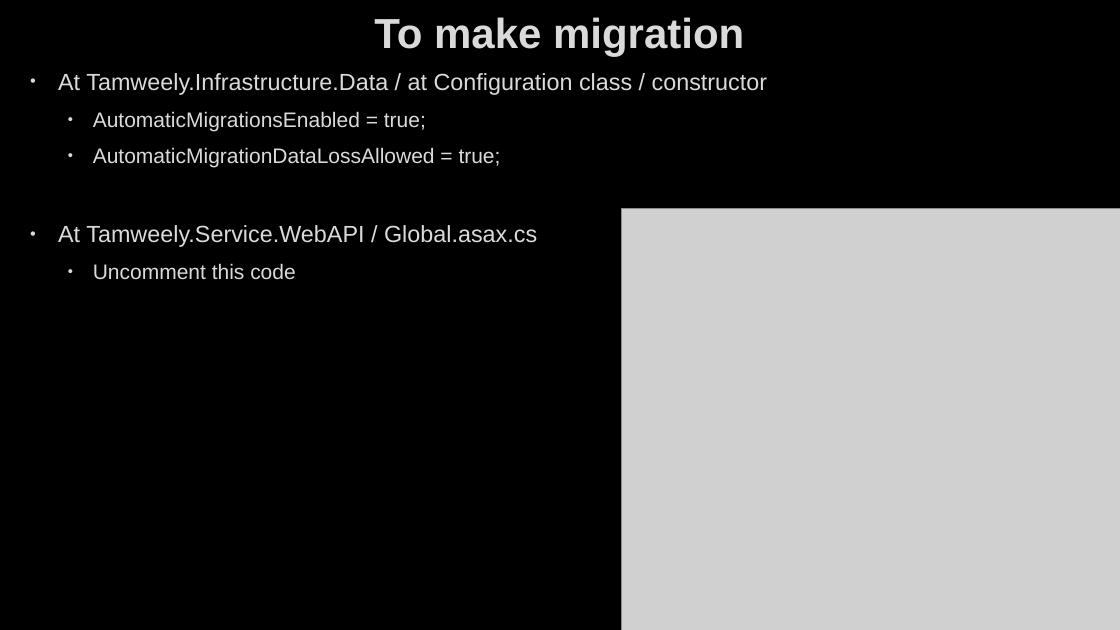
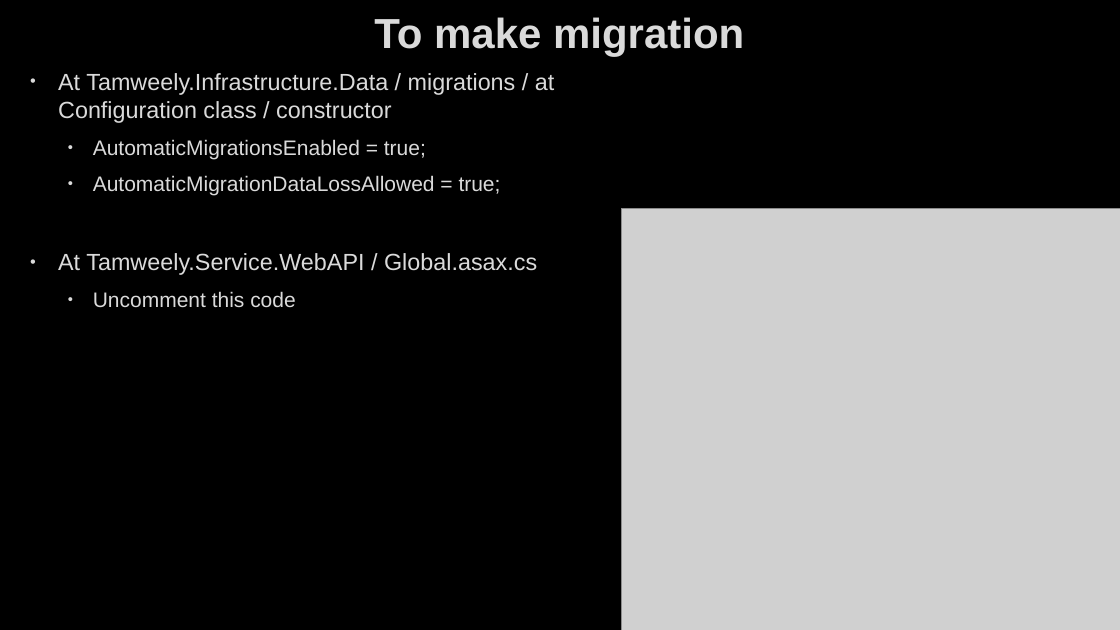
Before and after one commit to AhmedMohamedSamir1/Summary, a slide deck: slide 220 of Dot Net/Business.pptx (slide 170 before the commit). Drawn at 1120x630 pixels with LibreOffice and Linux fonts; fonts in the diff are those of the drawing; grey boxes stand for pictures; background and template pictures are left out. Boxes give left, top, right and bottom in pixels: in the first picture for what was removed or moved away, otherwise in the second. Text is boxed around its words. In the diff, an @@ line names an element or a change of style, - is before the commit and + after.

```diff
--- a/Dot Net/Business.pptx
+++ b/Dot Net/Business.pptx
@@ text at (58, 73, 554, 123): text changed @@
-• At Tamweely.Infrastructure.Data / at Configuration class / constructor
+• At Tamweely.Infrastructure.Data / migrations / at Configuration class / constructor
```
Also in this commit, not shown: 27 other slides changed, 64 slides added, 16 slides removed, 8 other files.
